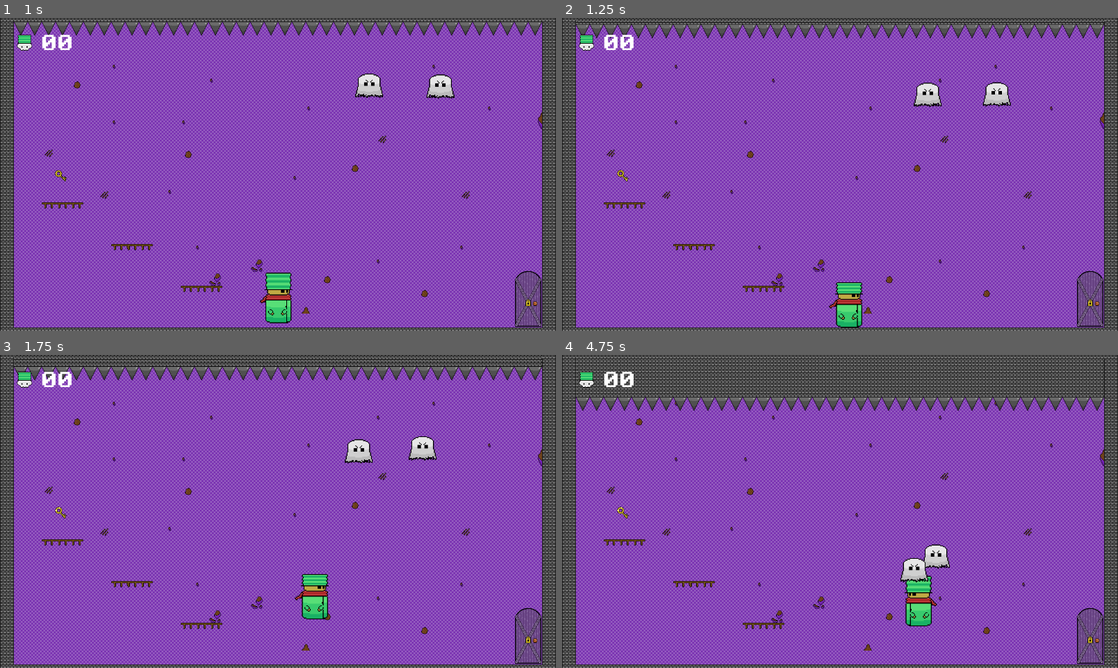
Above: before the commit, frames 1-4 (two rows, left to right).
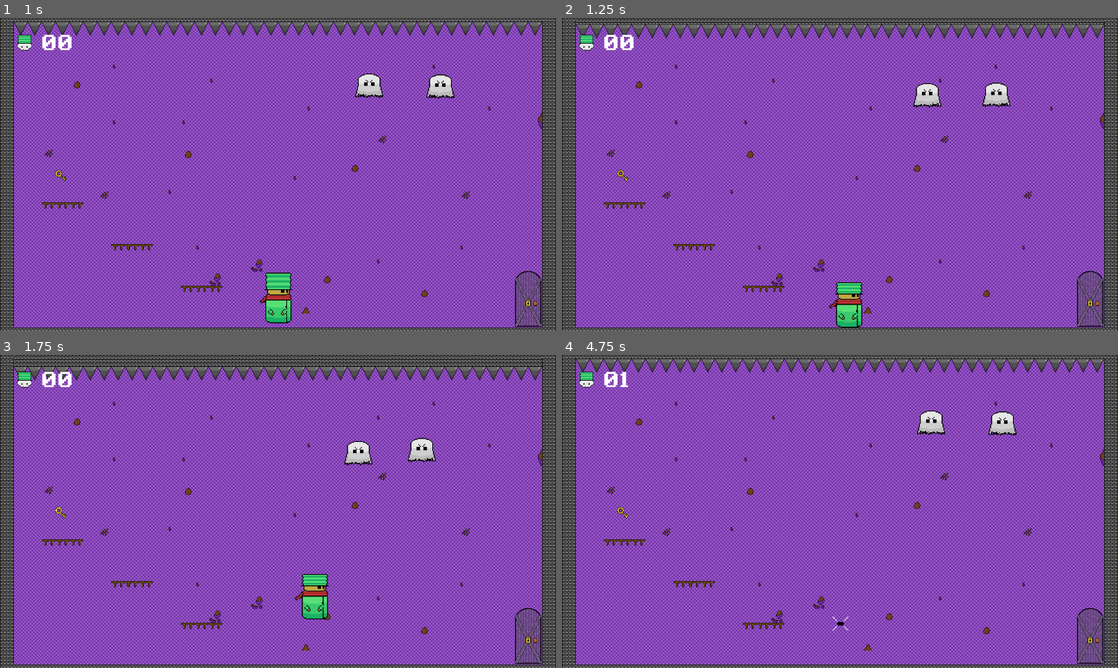
Above: after the commit, the same moments.

Repository: thanikTheDev/shrinking-nightmare
Game: Godot game, scene res://Scenes/Level10.tscn
The game is run twice, just before and just after one commit, with the same random seed, the same clock (stepped at 60 frames per second) and the same inputs. After the commit the project has no main scene; this scene is started directly in both runs.
Inputs:
- Up to frame 1 (1 s): hold D (right) from 0.53 s (still down); hold S (crouch) from 0.53 s (still down); tap Space (jump) at 0.77 s
- Up to frame 2 (1.25 s): keep holding D (right); keep holding S (crouch)
- Up to frame 3 (1.75 s): keep holding D (right); release S (crouch) at 1.28 s; tap S (crouch) at 1.35 s; tap Space (jump) at 1.52 s
- Up to frame 4 (4.75 s): release D (right) at 2.03 s; hold A (left) 2.03-2.78 s; hold S (crouch) 2.03-2.78 s; hold D (right) 2.78-4.28 s; tap S (crouch) at 2.85, 4.35 s; tap Space (jump) at 3.02, 3.77, 4.52 s; hold S (crouch) 3.53-4.28 s; hold A (left) from 4.28 s (still down)

Frame 1 is identical in both runs. In frame 2, 0.2% of the frame differs, in the area x 63-81%, y 20-29%; in frame 3, 0.3%; in frame 4, 15%, in the area x 2-98%, y 1-88%.

Commit message:
Final Changes

Diff:
--- a/Scenes/Level10.tscn
+++ b/Scenes/Level10.tscn
@@ -1,14 +1,17 @@
-[gd_scene load_steps=8 format=3 uid="uid://clqv72d5f3s4v"]
+[gd_scene load_steps=10 format=3 uid="uid://clqv72d5f3s4v"]
 
-[ext_resource type="TileSet" uid="uid://cqelttbax122s" path="res://SNTileset.tres" id="1_iial4"]
+[ext_resource type="Script" path="res://Scripts/Main.gd" id="1_58mpm"]
+[ext_resource type="TileSet" uid="uid://diflj6wibjoug" path="res://SNTileset.tres" id="1_iial4"]
 [ext_resource type="PackedScene" uid="uid://bp5n8at565fac" path="res://Prefabs/Door.tscn" id="2_1m3rv"]
 [ext_resource type="PackedScene" uid="uid://cvnjj7ri2fh38" path="res://Prefabs/Key.tscn" id="3_h2j6f"]
 [ext_resource type="PackedScene" uid="uid://bmbvdjsjnpi6d" path="res://Prefabs/Player.tscn" id="4_6527x"]
 [ext_resource type="PackedScene" uid="uid://vi42b4nbflta" path="res://Prefabs/Chaser.tscn" id="5_qoi3q"]
-[ext_resource type="PackedScene" path="res://Prefabs/DeathZone.tscn" id="6_2w6tl"]
-[ext_resource type="PackedScene" path="res://Prefabs/UI.tscn" id="7_tu4gt"]
+[ext_resource type="PackedScene" uid="uid://di2f81hr75u5f" path="res://Prefabs/DeathZone.tscn" id="6_2w6tl"]
+[ext_resource type="PackedScene" uid="uid://dlott36c13c1y" path="res://Prefabs/UI.tscn" id="7_tu4gt"]
+[ext_resource type="PackedScene" uid="uid://bmwrbob5cktxt" path="res://Prefabs/PauseMenu.tscn" id="8_0x6cu"]
 
 [node name="Main" type="Node2D"]
+script = ExtResource("1_58mpm")
 
 [node name="Camera2D" type="Camera2D" parent="."]
 
@@ -27,7 +30,7 @@
 
 [node name="Door" parent="." node_paths=PackedStringArray("key") instance=ExtResource("2_1m3rv")]
 position = Vector2(576, 286)
-next_level = "res://Scenes/Level11.tscn"
+next_level = "res://Scenes/Win.tscn"
 key = NodePath("../Key")
 
 [node name="Key" parent="." instance=ExtResource("3_h2j6f")]
@@ -38,11 +41,11 @@
 
 [node name="Chaser" parent="." instance=ExtResource("5_qoi3q")]
 position = Vector2(374, -202)
-speed = 1.6
+speed = 1.7
 
 [node name="Chaser2" parent="." instance=ExtResource("5_qoi3q")]
 position = Vector2(210, -204)
-speed = 1.6
+speed = 1.7
 
 [node name="Death Zone" parent="." instance=ExtResource("6_2w6tl")]
 position = Vector2(0, -352)
@@ -52,6 +55,9 @@
 
 [node name="UI" parent="CanvasLayer" instance=ExtResource("7_tu4gt")]
 
+[node name="Pause Menu" parent="CanvasLayer" instance=ExtResource("8_0x6cu")]
+visible = false
+
 [connection signal="moved" from="Player" to="Chaser" method="_on_player_moved"]
 [connection signal="moved" from="Player" to="Chaser2" method="_on_player_moved"]
 [connection signal="moved" from="Player" to="Death Zone" method="_on_player_moved"]
--- a/Scenes/Level8.tscn
+++ b/Scenes/Level8.tscn
@@ -1,14 +1,17 @@
-[gd_scene load_steps=8 format=3 uid="uid://b7egqciv2fg6e"]
+[gd_scene load_steps=10 format=3 uid="uid://b7egqciv2fg6e"]
 
-[ext_resource type="TileSet" uid="uid://cqelttbax122s" path="res://SNTileset.tres" id="1_limd7"]
+[ext_resource type="Script" path="res://Scripts/Main.gd" id="1_gv2gp"]
+[ext_resource type="TileSet" uid="uid://diflj6wibjoug" path="res://SNTileset.tres" id="1_limd7"]
 [ext_resource type="PackedScene" uid="uid://bp5n8at565fac" path="res://Prefabs/Door.tscn" id="2_k7m3d"]
 [ext_resource type="PackedScene" uid="uid://cvnjj7ri2fh38" path="res://Prefabs/Key.tscn" id="3_sftal"]
 [ext_resource type="PackedScene" uid="uid://si4gc6juxl4u" path="res://Prefabs/Spooker.tscn" id="4_a2yak"]
 [ext_resource type="PackedScene" uid="uid://bmbvdjsjnpi6d" path="res://Prefabs/Player.tscn" id="6_0df2s"]
-[ext_resource type="PackedScene" path="res://Prefabs/DeathZone.tscn" id="6_5m2uy"]
-[ext_resource type="PackedScene" path="res://Prefabs/UI.tscn" id="7_pssx8"]
+[ext_resource type="PackedScene" uid="uid://di2f81hr75u5f" path="res://Prefabs/DeathZone.tscn" id="6_5m2uy"]
+[ext_resource type="PackedScene" uid="uid://dlott36c13c1y" path="res://Prefabs/UI.tscn" id="7_pssx8"]
+[ext_resource type="PackedScene" uid="uid://bmwrbob5cktxt" path="res://Prefabs/PauseMenu.tscn" id="9_avm76"]
 
 [node name="Main" type="Node2D"]
+script = ExtResource("1_gv2gp")
 
 [node name="TileMap" type="TileMap" parent="."]
 tile_set = ExtResource("1_limd7")
@@ -54,6 +57,9 @@
 
 [node name="UI" parent="CanvasLayer" instance=ExtResource("7_pssx8")]
 
+[node name="Pause Menu" parent="CanvasLayer" instance=ExtResource("9_avm76")]
+visible = false
+
 [connection signal="body_entered" from="Spooker" to="Spooker" method="_on_body_entered"]
 [connection signal="body_entered" from="Spooker2" to="Spooker2" method="_on_body_entered"]
 [connection signal="moved" from="Player" to="Spooker" method="_on_player_moved"]
--- a/Scenes/Level9.tscn
+++ b/Scenes/Level9.tscn
@@ -1,15 +1,18 @@
-[gd_scene load_steps=9 format=3 uid="uid://ioq0gu08li3p"]
+[gd_scene load_steps=11 format=3 uid="uid://ioq0gu08li3p"]
 
-[ext_resource type="TileSet" uid="uid://cqelttbax122s" path="res://SNTileset.tres" id="1_0awae"]
+[ext_resource type="TileSet" uid="uid://diflj6wibjoug" path="res://SNTileset.tres" id="1_0awae"]
+[ext_resource type="Script" path="res://Scripts/Main.gd" id="1_0sxqs"]
 [ext_resource type="PackedScene" uid="uid://bmbvdjsjnpi6d" path="res://Prefabs/Player.tscn" id="2_wstqg"]
 [ext_resource type="PackedScene" uid="uid://bp5n8at565fac" path="res://Prefabs/Door.tscn" id="3_y1wpi"]
 [ext_resource type="PackedScene" uid="uid://cvnjj7ri2fh38" path="res://Prefabs/Key.tscn" id="4_1h46p"]
-[ext_resource type="PackedScene" path="res://Prefabs/DeathZone.tscn" id="6_1mhjg"]
+[ext_resource type="PackedScene" uid="uid://di2f81hr75u5f" path="res://Prefabs/DeathZone.tscn" id="6_1mhjg"]
 [ext_resource type="PackedScene" uid="uid://vi42b4nbflta" path="res://Prefabs/Chaser.tscn" id="6_u24al"]
 [ext_resource type="PackedScene" uid="uid://do5trccxh5qo8" path="res://Prefabs/Haunter.tscn" id="7_km021"]
-[ext_resource type="PackedScene" path="res://Prefabs/UI.tscn" id="8_tbjtp"]
+[ext_resource type="PackedScene" uid="uid://dlott36c13c1y" path="res://Prefabs/UI.tscn" id="8_tbjtp"]
+[ext_resource type="PackedScene" uid="uid://bmwrbob5cktxt" path="res://Prefabs/PauseMenu.tscn" id="9_kqtff"]
 
 [node name="Main" type="Node2D"]
+script = ExtResource("1_0sxqs")
 
 [node name="TileMap" type="TileMap" parent="."]
 tile_set = ExtResource("1_0awae")
@@ -54,6 +57,9 @@
 
 [node name="UI" parent="CanvasLayer" instance=ExtResource("8_tbjtp")]
 
+[node name="Pause Menu" parent="CanvasLayer" instance=ExtResource("9_kqtff")]
+visible = false
+
 [connection signal="moved" from="Player" to="Chaser" method="_on_player_moved"]
 [connection signal="moved" from="Player" to="Death Zone" method="_on_player_moved"]
 [connection signal="moved" from="Player" to="Haunter" method="_on_player_moved"]
--- a/Scenes/MainMenu.tscn
+++ b/Scenes/Win.tscn
@@ -1,25 +1,25 @@
-[gd_scene load_steps=7 format=3 uid="uid://dahgwxwt3i661"]
+[gd_scene load_steps=7 format=3 uid="uid://dvbuiiiynomca"]
 
-[ext_resource type="Script" path="res://Scripts/MainMenu.gd" id="1_2o4c0"]
-[ext_resource type="FontFile" uid="uid://lbn5nxdl7s8g" path="res://Retro Gaming.ttf" id="2_leili"]
+[ext_resource type="Script" path="res://Scripts/Win.gd" id="1_pdvlc"]
+[ext_resource type="FontFile" uid="uid://lbn5nxdl7s8g" path="res://Retro Gaming.ttf" id="2_0cq3y"]
 
 [sub_resource type="Gradient" id="Gradient_a41rp"]
 offsets = PackedFloat32Array(1)
 colors = PackedColorArray(1, 1, 1, 1)
 
-[sub_resource type="GradientTexture2D" id="GradientTexture2D_81eaw"]
+[sub_resource type="GradientTexture2D" id="GradientTexture2D_chpkv"]
 gradient = SubResource("Gradient_a41rp")
 height = 10
 
-[sub_resource type="LabelSettings" id="LabelSettings_ymunc"]
-font = ExtResource("2_leili")
+[sub_resource type="LabelSettings" id="LabelSettings_oyqt0"]
+font = ExtResource("2_0cq3y")
 font_size = 96
 
-[sub_resource type="LabelSettings" id="LabelSettings_hwbaf"]
-font = ExtResource("2_leili")
+[sub_resource type="LabelSettings" id="LabelSettings_4clv8"]
+font = ExtResource("2_0cq3y")
 
 [node name="Main" type="Node2D"]
-script = ExtResource("1_2o4c0")
+script = ExtResource("1_pdvlc")
 
 [node name="CanvasLayer" type="CanvasLayer" parent="."]
 
@@ -44,37 +44,32 @@
 
 [node name="TextureRect" type="TextureRect" parent="CanvasLayer/Control/CenterContainer/VBoxContainer"]
 layout_mode = 2
-texture = SubResource("GradientTexture2D_81eaw")
+texture = SubResource("GradientTexture2D_chpkv")
 
 [node name="Label" type="Label" parent="CanvasLayer/Control/CenterContainer/VBoxContainer"]
 layout_mode = 2
 text = "SHRINKING
 NIGHTMARE"
-label_settings = SubResource("LabelSettings_ymunc")
+label_settings = SubResource("LabelSettings_oyqt0")
 
 [node name="TextureRect2" type="TextureRect" parent="CanvasLayer/Control/CenterContainer/VBoxContainer"]
 layout_mode = 2
-texture = SubResource("GradientTexture2D_81eaw")
+texture = SubResource("GradientTexture2D_chpkv")
 
-[node name="Controls" type="Label" parent="CanvasLayer/Control/CenterContainer/VBoxContainer"]
+[node name="DeathCount" type="Label" parent="CanvasLayer/Control/CenterContainer/VBoxContainer"]
 layout_mode = 2
-text = "A and D for Left and Right
-S to Crouch
-Space to Jump
-K to Restart
-P to Pause"
-label_settings = SubResource("LabelSettings_hwbaf")
+label_settings = SubResource("LabelSettings_4clv8")
 horizontal_alignment = 1
 
 [node name="MarginContainer" type="MarginContainer" parent="CanvasLayer/Control/CenterContainer/VBoxContainer"]
 layout_mode = 2
 theme_override_constants/margin_top = 100
 
-[node name="Play" type="Button" parent="CanvasLayer/Control/CenterContainer/VBoxContainer/MarginContainer"]
+[node name="To Main Menu" type="Button" parent="CanvasLayer/Control/CenterContainer/VBoxContainer/MarginContainer"]
 layout_mode = 2
-theme_override_fonts/font = ExtResource("2_leili")
+theme_override_fonts/font = ExtResource("2_0cq3y")
 theme_override_font_sizes/font_size = 48
-text = "Play"
+text = "TO MAIN MENU"
 flat = true
 
-[connection signal="pressed" from="CanvasLayer/Control/CenterContainer/VBoxContainer/MarginContainer/Play" to="." method="_on_play_pressed"]
+[connection signal="pressed" from="CanvasLayer/Control/CenterContainer/VBoxContainer/MarginContainer/To Main Menu" to="." method="_on_to_main_menu_pressed"]
--- /dev/null
+++ b/Scripts/Win.gd
@@ -0,0 +1,11 @@
+extends Node2D
+
+
+# Called when the node enters the scene tree for the first time.
+func _ready():
+	$CanvasLayer/Control/CenterContainer/VBoxContainer/DeathCount.text = "Congradulations!\nTotal Death Count: " + str(get_node("/root/GameData").number_of_deaths).pad_zeros(2)
+
+
+func _on_to_main_menu_pressed():
+	get_node("/root/GameData").reset_deaths()
+	get_tree().change_scene_to_file("res://Scenes/MainMenu.tscn")
--- a/project.godot
+++ b/project.godot
@@ -10,10 +10,11 @@
 
 [application]
 
-config/name="shrinking-nightmare"
+config/name="Shrinking Nightmare"
 run/main_scene="res://Scenes/MainMenu.tscn"
 config/features=PackedStringArray("4.1", "GL Compatibility")
-config/icon="res://icon.svg"
+boot_splash/show_image=false
+config/icon="res://Sprites/Skull.png"
 
 [autoload]
 
Not shown: 1 places in SNTileset.tres that only renumber resources
